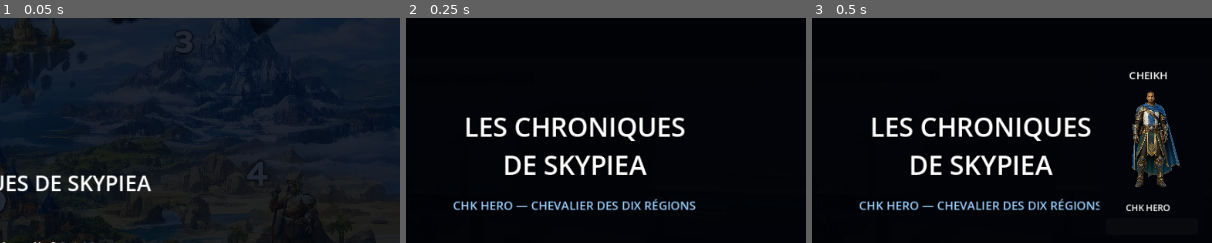
Above: before the commit, frames 1-3 (left to right).
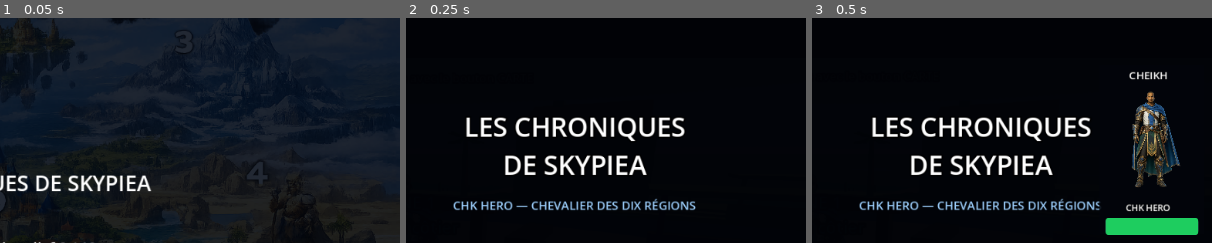
Above: after the commit, the same moments.

Repository: Chasmet/Zelda-like
Game: Godot game, scene res://scenes/main.tscn
Two runs of this game, one before a commit and one after it. Both use one fixed random seed, a clock stepped at 60 frames per second and the inputs below. Sound files missing from this copy of the repository are replaced by a short silence.
Inputs:
- Up to frame 1 (0.05 s): no input
- Up to frame 2 (0.25 s): no input
- Up to frame 3 (0.5 s): no input
The pictures show only the part of the screen within x 50-100%, y 1-51%; the shares and areas given below are measured in that part.

Frame 1 is identical in both runs. In frame 3, 1.8% of the frame differs, in the area x 73-97%, y 88-97%.

Commit message:
fix: activer la finition eau et portrait V8.1

Diff:
--- a/scenes/main.tscn
+++ b/scenes/main.tscn
@@ -1,6 +1,6 @@
 [gd_scene load_steps=9 format=3]
 
-[ext_resource type="Script" path="res://scripts/main_critical_fixes_v8.gd" id="1_main"]
+[ext_resource type="Script" path="res://scripts/main_water_portrait_polish_v8_1.gd" id="1_main"]
 [ext_resource type="Script" path="res://scripts/portrait_hud_adjuster.gd" id="2_portrait"]
 [ext_resource type="Script" path="res://scripts/ci_hud_capture.gd" id="3_capture"]
 [ext_resource type="Script" path="res://scripts/ci_walk_animation_check.gd" id="4_walk"]
